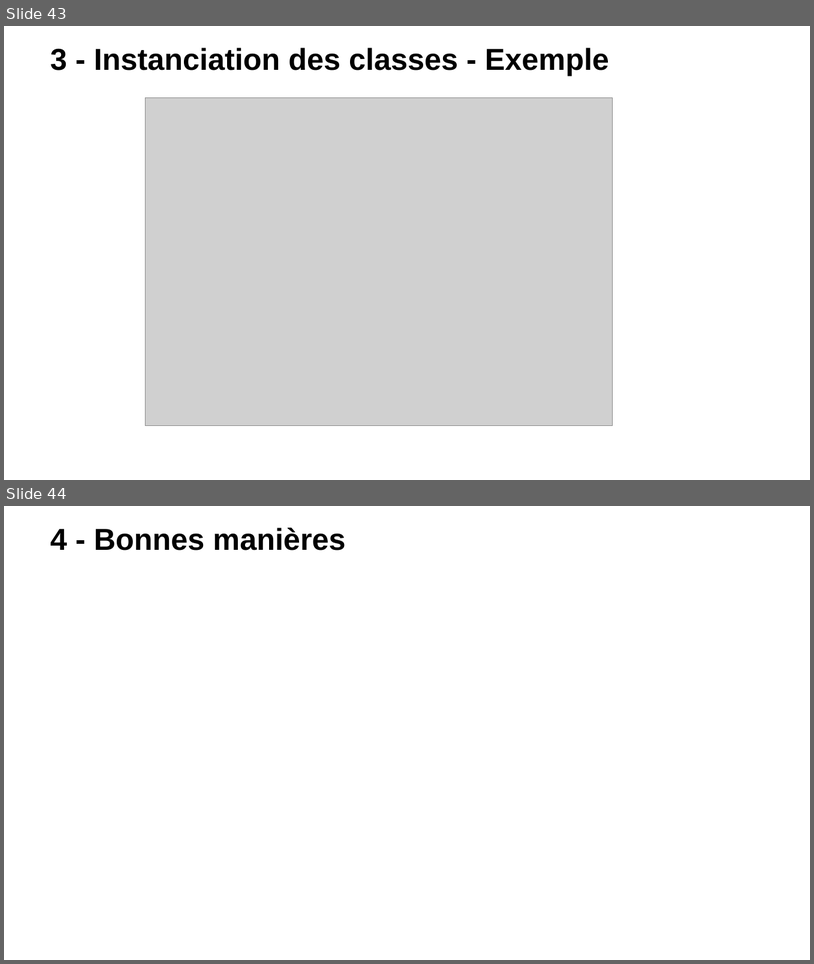
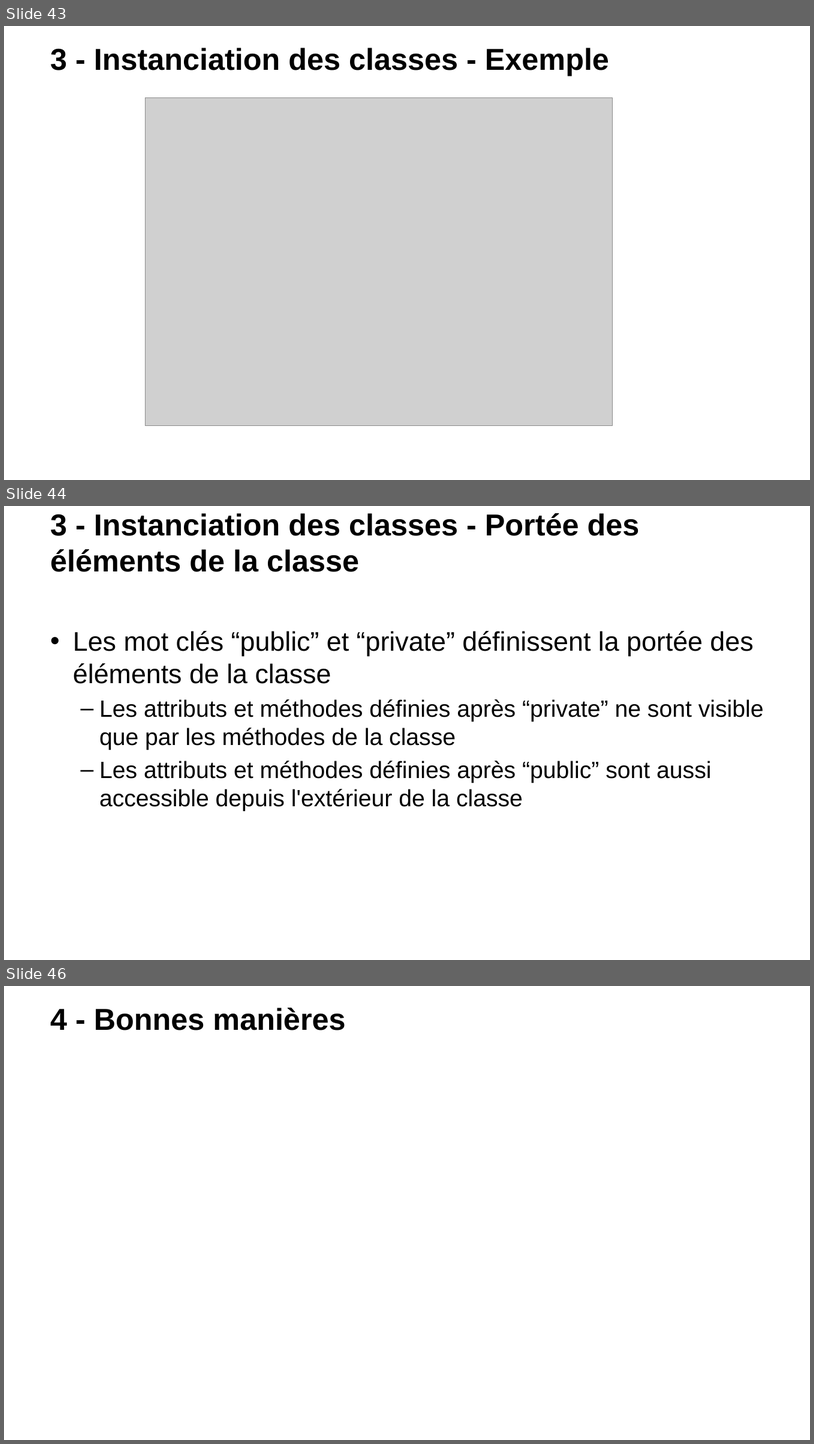
Before and after one commit to t-tortosa/cppCourses, a slide deck: POO.pptx. Shown one above the other, each under a label of ours: slides 43 and 44 before the commit, slides 43, 44 and 46 after it; the slides between them are not shown. The pictures are 814x964 and 814x1444 pixels, drawn with LibreOffice and Linux fonts; fonts in the diff are those of the drawing; grey boxes stand for pictures; background and template pictures are left out. Boxes give left, top, right and bottom in pixels: in the first picture for what was removed or moved away, otherwise in the second. Text is boxed around its words. In the diff, an @@ line names an element or a change of style, - is before the commit and + after.

```diff
--- a/POO.pptx
+++ b/POO.pptx
@@ slide 44 added at (4, 506, 810, 960), background picture (left out) @@
@@ title added at (50, 513, 640, 572), 36 pt, text #000000, bold @@
+3 - Instanciation des classes - Portée des éléments de la classe
@@ text added at (73, 631, 764, 811), 28 pt, text #000000 @@
+• Les mot clés “public” et “private” définissent la portée des éléments de la classe
+  – Les attributs et méthodes définies après “private” ne sont visible que par les méthodes de la classe
+  – Les attributs et méthodes définies après “public” sont aussi accessible depuis l'extérieur de la classe
@@ what was slide 44 is now slide 46 @@
```
Also in this commit, not shown: 4 slides changed, 7 other slides added, 4 other files.
